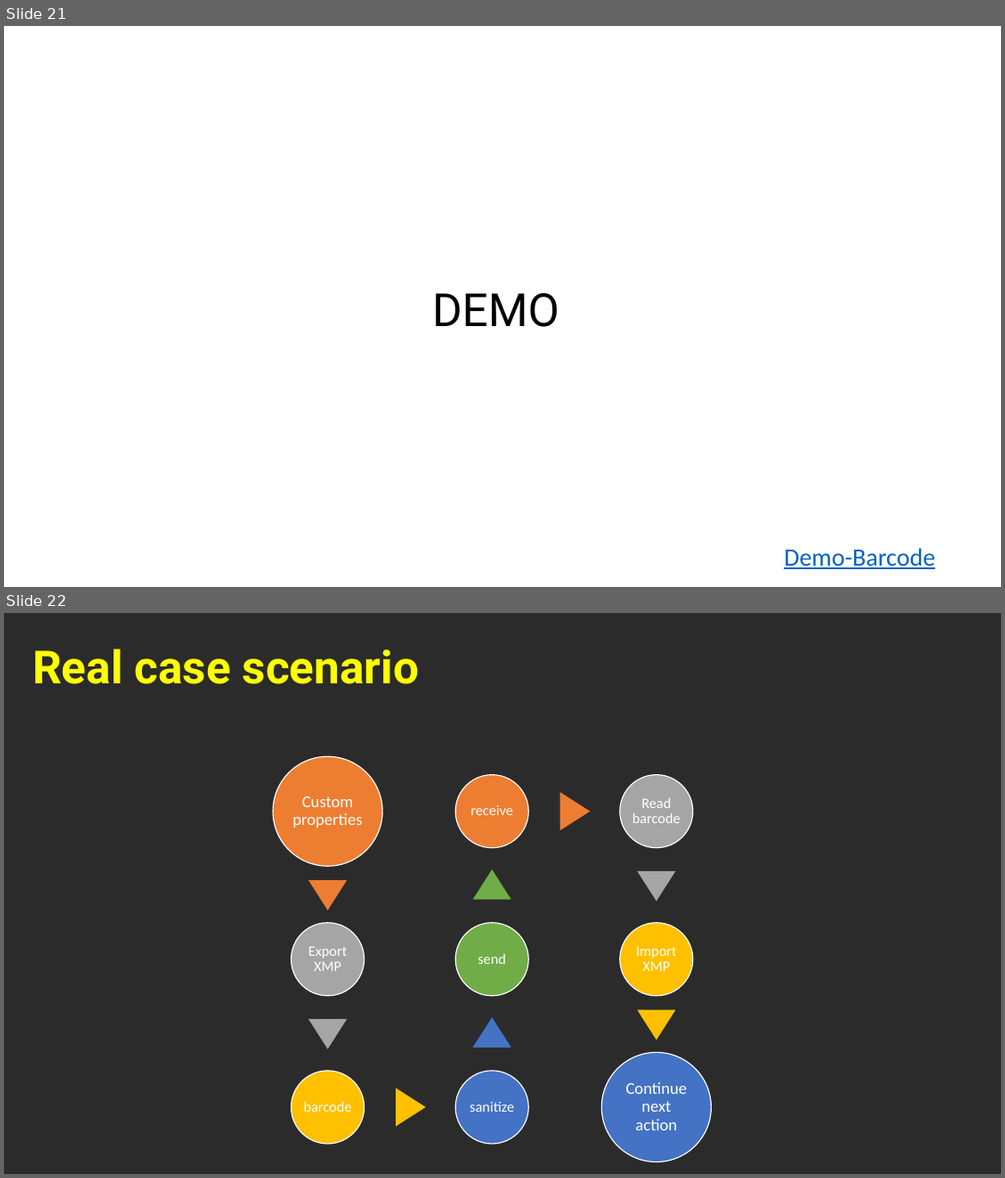
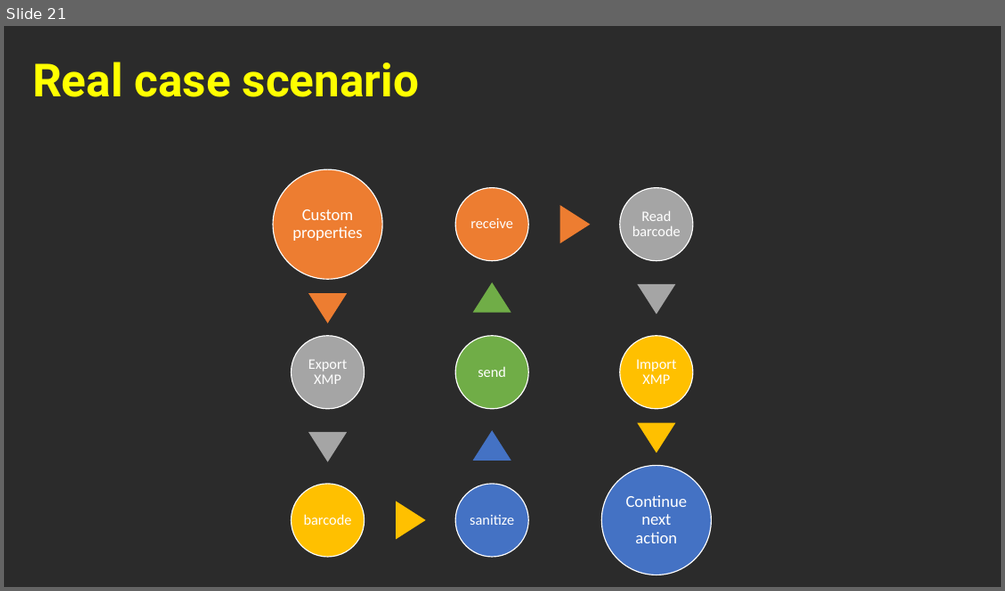
Before and after one commit to cfclick/CFSummit2016, a slide deck: powerpoint/SmartPDF/Don't Just PDF.pptx. Shown one above the other, each under a label of ours: slides 21 and 22 before the commit, slide 21 after it. The pictures are 1005x1178 and 1005x591 pixels, drawn with LibreOffice and Linux fonts; fonts in the diff are those of the drawing; background and template pictures are left out; a plain dark background stands for a picture behind light text. Boxes give left, top, right and bottom in pixels: in the first picture for what was removed or moved away, otherwise in the second. Text is boxed around its words. In the diff, an @@ line names an element or a change of style, - is before the commit and + after.

```diff
--- a/powerpoint/SmartPDF/Don't Just PDF.pptx
+++ b/powerpoint/SmartPDF/Don't Just PDF.pptx
@@ slide 21 removed at bbox=[4, 26, 1001, 587], background picture (left out) @@
@@ title removed at bbox=[432, 293, 559, 327] @@
-DEMO
@@ text removed at bbox=[784, 548, 935, 569] @@
-Demo-Barcode
@@ what was slide 22 is now slide 21 @@
```
Also in this commit, not shown: 11 slides changed, 4 other files.
